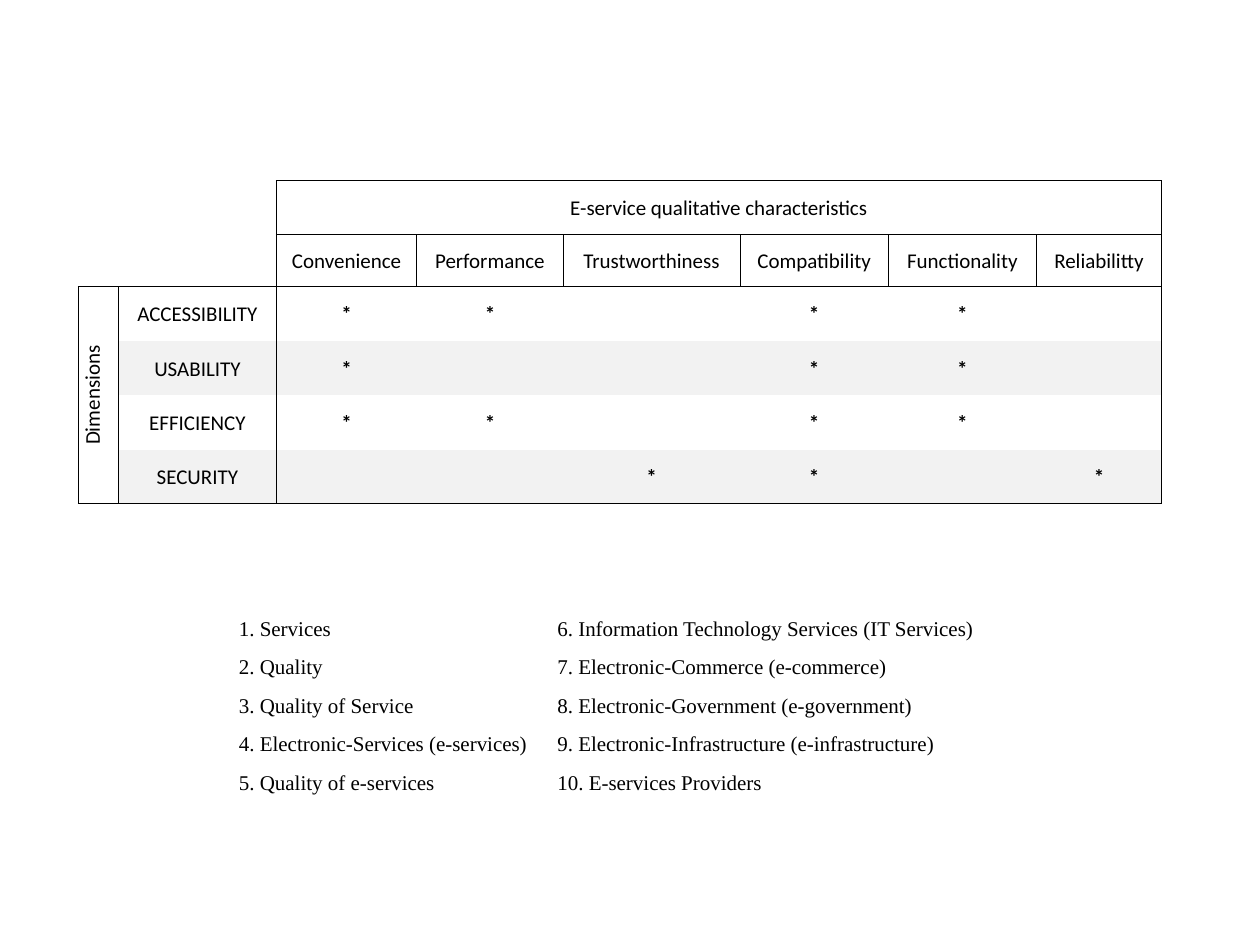
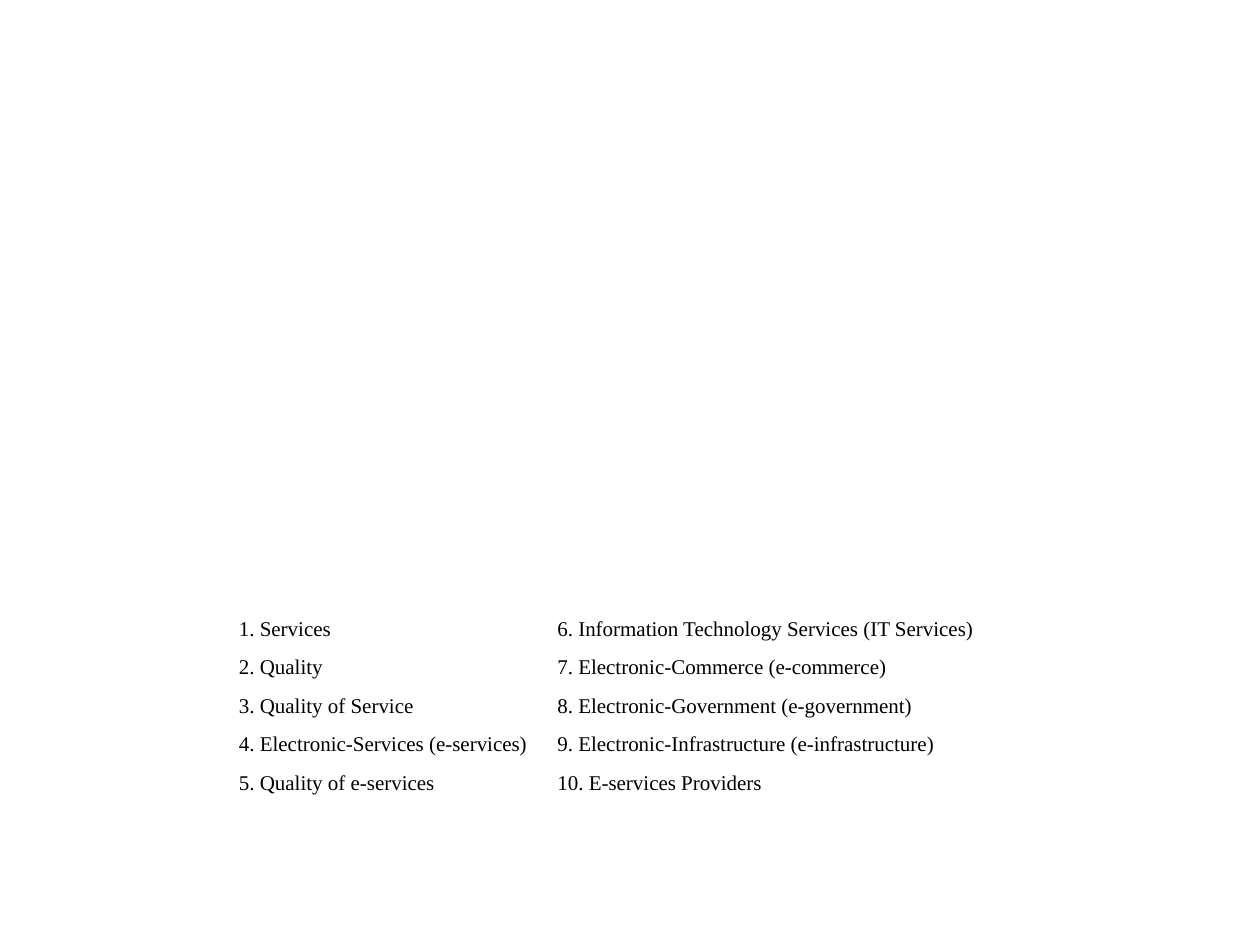
Before and after one commit to paxian/finalexam, a slide deck: slide 20 of model.pptx. Drawn at 1260x945 pixels with LibreOffice and Linux fonts; fonts in the diff are those of the drawing. Boxes give left, top, right and bottom in pixels: in the first picture for what was removed or moved away, otherwise in the second. Text is boxed around its words. In the diff, an @@ line names an element or a change of style, - is before the commit and + after.

```diff
--- a/model.pptx
+++ b/model.pptx
@@ table removed at [78, 180, 1163, 504], 6 rows, 8 columns @@
- |  | E-service qualitative characteristics |  |  |  |  | 
- |  | Convenience | Performance | Trustworthiness | Compatibility | Functionality | Reliabilitty
-Dimensions | ACCESSIBILITY | * | * |  | * | * | 
- | USABILITY | * |  |  | * | * | 
- | EFFICIENCY | * | * |  | * | * | 
- | SECURITY |  |  | * | * |  | *
```
Also in this commit, not shown: 3 other slides changed, 5 other files.
